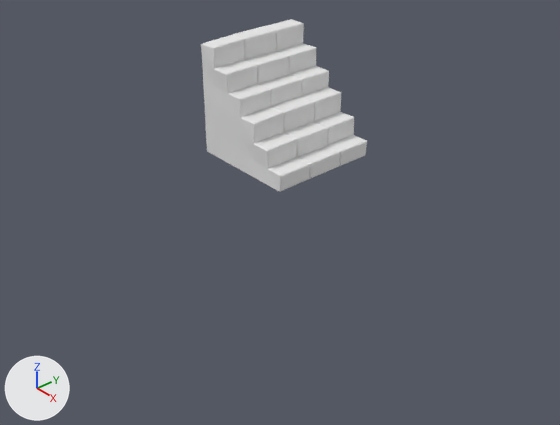
The Blender file Resources/Blender/Scenery/ModularDungeon/Dn_Stairs.blend: old version first, new version second.
The view is the same before and after, from a 50 mm lens placed at (9.27, -8.2, 6.09), pointed at (1.86, -1.76, 0.3). The lights are fixed; the arrows at lower left show +X, +Y and +Z.

Names of what the first picture shows: 'Dn_Stairs_1'.
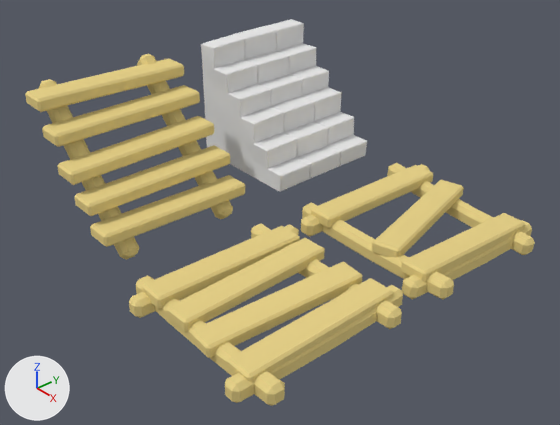
The change, as a diff of the scene's bpy script:
```diff
--- a/Resources/Blender/Scenery/ModularDungeon/Dn_Stairs.blend.py
+++ b/Resources/Blender/Scenery/ModularDungeon/Dn_Stairs.blend.py
@@ mat_wood @@
+mat_wood = diffuse_material('Wood')
+mat_wood.base_color = (0.8, 0.643, 0.252)  # yellow #e7d289
@@ me_cube_001 @@
+me_cube_001.from_pydata(...)  # 208 vertices, 222 faces; spans x -1.04..1.08, y -1.21..1.27, z -0.06..2.06
+me_cube_001.materials.append(mat_wood)  # its picture is missing
@@ me_cube_002 @@
+me_cube_002.from_pydata(...)  # 272 vertices, 288 faces; spans x -1.45..1.44, y -1.4..1.44, z -0.24..0.17
+me_cube_002.materials.append(mat_wood)  # its picture is missing
@@ me_cube_003 @@
+me_cube_003.from_pydata(...)  # 248 vertices, 262 faces; spans x -1.45..1.44, y -1.4..1.44, z -0.4..0.18
+me_cube_003.materials.append(mat_wood)  # its picture is missing
@@ ob_dn_stairs_2 @@
+ob_dn_stairs_2 = bpy.data.objects.new('Dn_Stairs_2', me_cube_001)
+ob_dn_stairs_2.location = (0.0, -3.0, 0.0)
@@ ob_dn_step_2 @@
+ob_dn_step_2 = bpy.data.objects.new('Dn_Step_2', me_cube_002)
+ob_dn_step_2.location = (3.0, -3.0, 0.0)
@@ ob_dn_step_1 @@
+ob_dn_step_1 = bpy.data.objects.new('Dn_Step_1', me_cube_003)
+ob_dn_step_1.location = (3.0, 0.0, 0.0)
```

Pixel boxes (x1, y1, x2, y2) of what changed, in the pictures (560 x 425 px):
'Dn_Step_2', added (yellow): after (129, 223, 403, 406)
'Dn_Stairs_2', added (yellow): after (25, 54, 245, 260)
'Dn_Step_1', added (yellow): after (301, 163, 535, 299)
